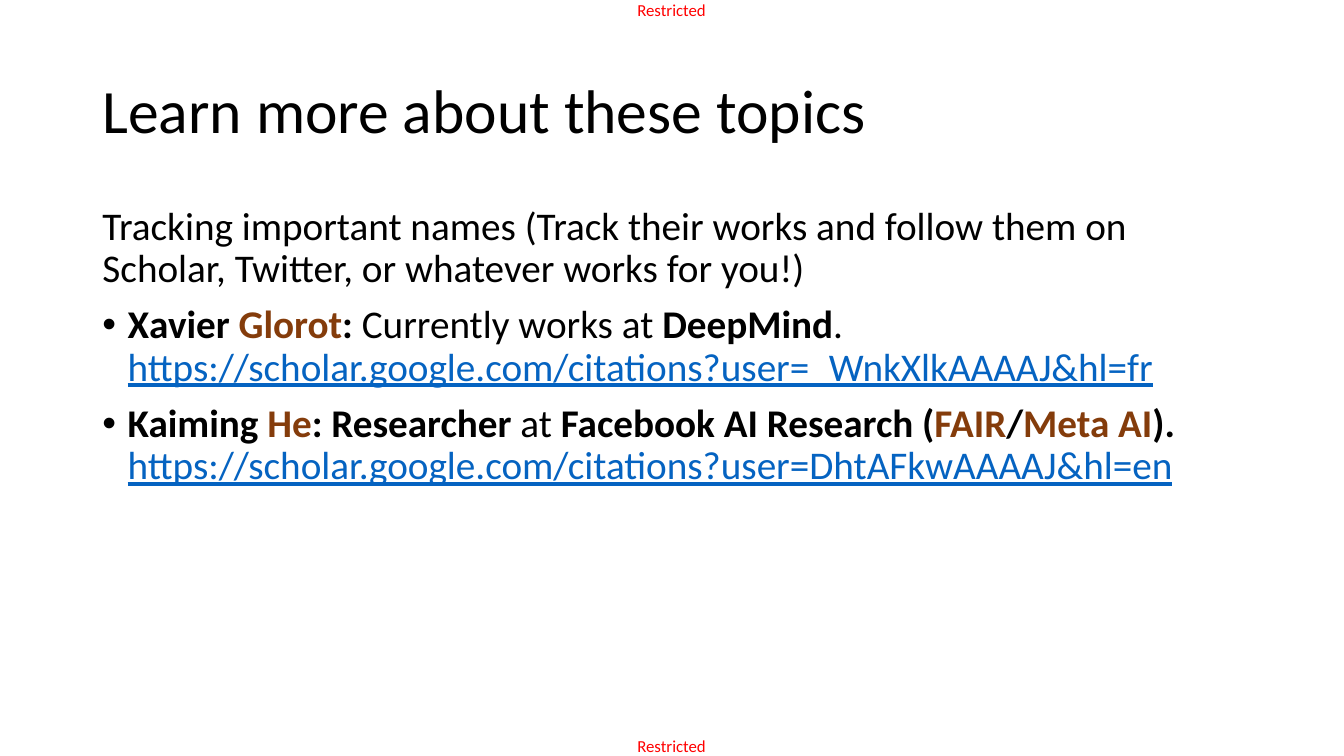
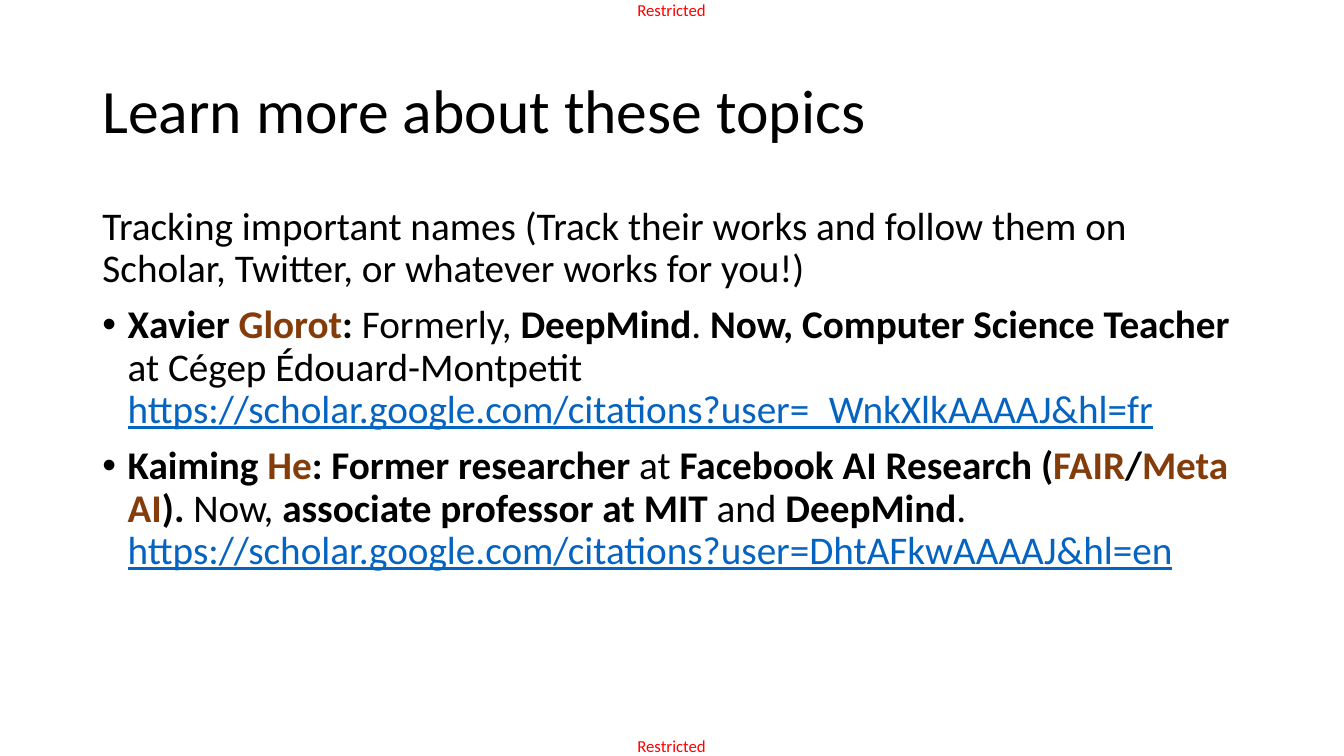
Before and after one commit to matthieudemari/SUTD_DL_50_039, a slide deck: slide 84 of W2/1. W2S1 final/W2S1.pptx. Drawn at 1344x756 pixels with LibreOffice and Linux fonts; fonts in the diff are those of the drawing. Boxes give left, top, right and bottom in pixels: in the first picture for what was removed or moved away, otherwise in the second. Text is boxed around its words. In the diff, an @@ line names an element or a change of style, - is before the commit and + after.

```diff
--- a/W2/1. W2S1 final/W2S1.pptx
+++ b/W2/1. W2S1 final/W2S1.pptx
@@ text at [128,310,1230,571]: text changed; text colour #0563C1 to #000000 @@
-• Xavier Glorot: Currently works at DeepMind.
-  https://scholar.google.com/citations?user=_WnkXlkAAAAJ&hl=fr
-• Kaiming He: Researcher at Facebook AI Research (FAIR/Meta AI).
-  https://scholar.google.com/citations?user=DhtAFkwAAAAJ&hl=en
+• Xavier Glorot: Formerly, DeepMind. Now, Computer Science Teacher at Cégep Édouard-Montpetit
+  https://scholar.google.com/citations?user=_WnkXlkAAAAJ&hl=fr
+• Kaiming He: Former researcher at Facebook AI Research (FAIR/Meta AI). Now, associate professor at MIT and DeepMind.
+  https://scholar.google.com/citations?user=DhtAFkwAAAAJ&hl=en
```
Also in this commit, not shown: 15 other slides changed, 6 other files.
